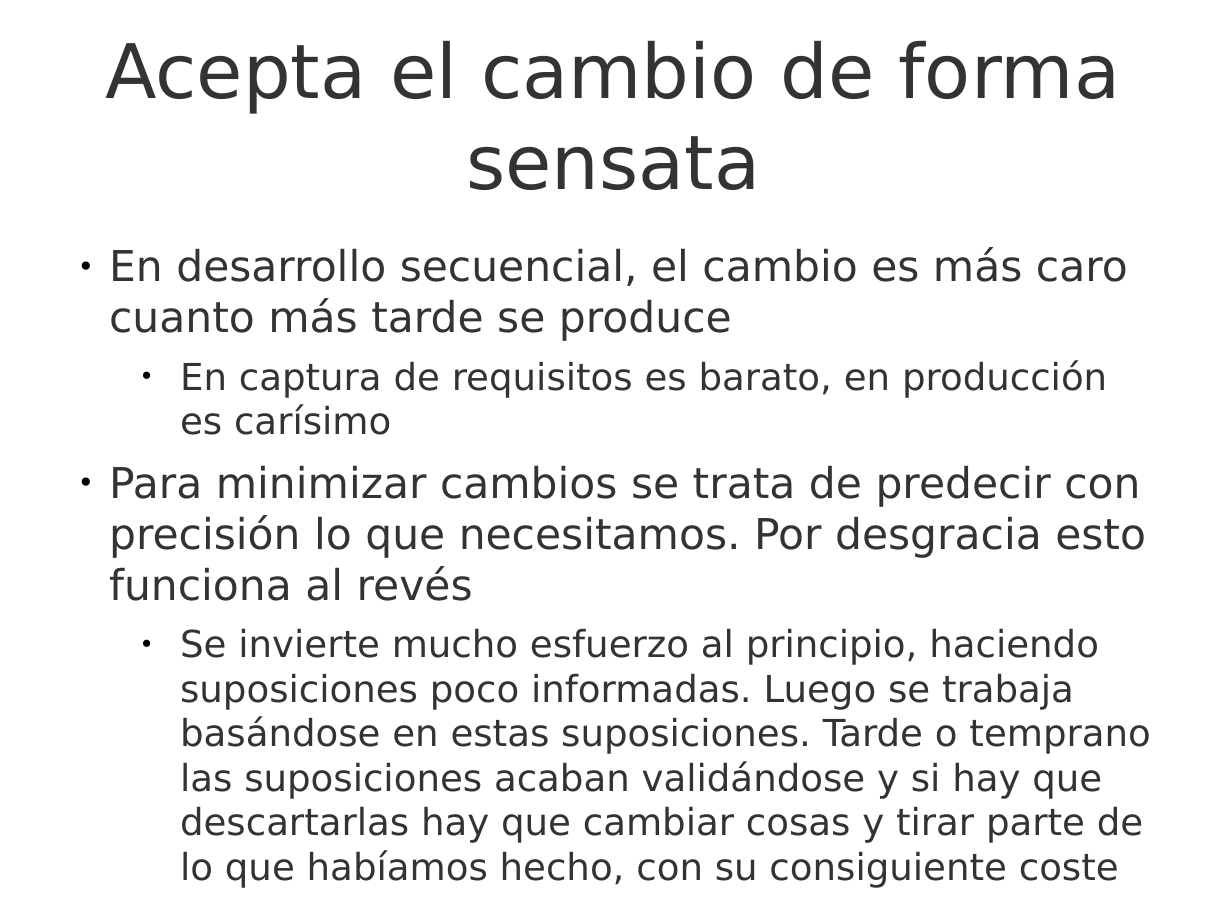
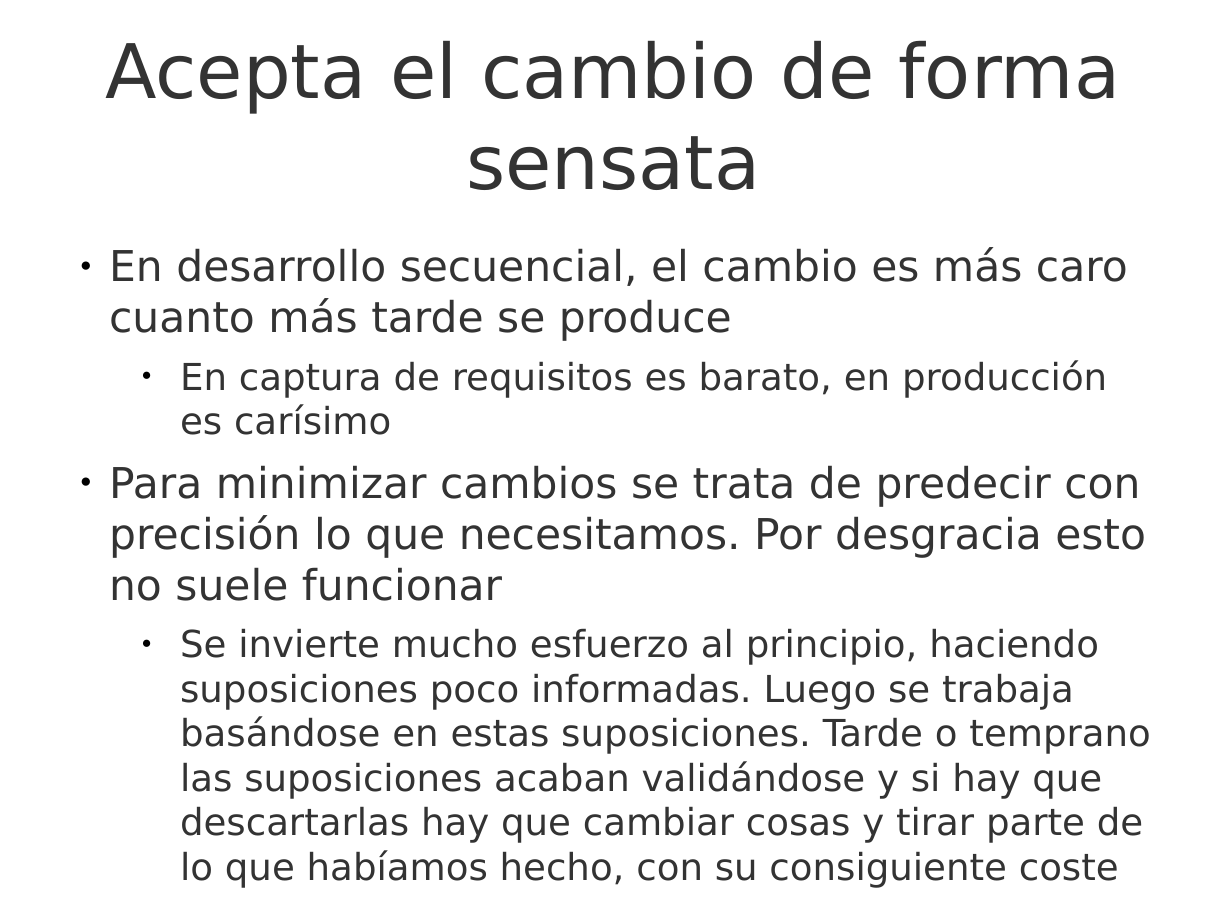
Before and after one commit to UNIZAR-30248-GeProSoft/scrum-slides, a slide deck: slide 29 of 7i_GPS-S02-Scrum-PrincipiosÁgiles.odp. Drawn at 1232x924 pixels with LibreOffice and Linux fonts; fonts in the diff are those of the drawing; background and template pictures are left out. Boxes give left, top, right and bottom in pixels: in the first picture for what was removed or moved away, otherwise in the second. Text is boxed around its words. In the diff, an @@ line names an element or a change of style, - is before the commit and + after.

```diff
--- a/7i_GPS-S02-Scrum-PrincipiosÁgiles.odp
+++ b/7i_GPS-S02-Scrum-PrincipiosÁgiles.odp
@@ text at bbox=[109, 465, 1146, 601]: text changed @@
-● Para minimizar cambios se trata de predecir con precisión lo que necesitamos. Por desgracia esto funciona al revés
+● Para minimizar cambios se trata de predecir con precisión lo que necesitamos. Por desgracia esto no suele funcionar
```
Also in this commit, not shown: 24 other slides changed, 1 slide added, 1 slide removed, 1 other file.
